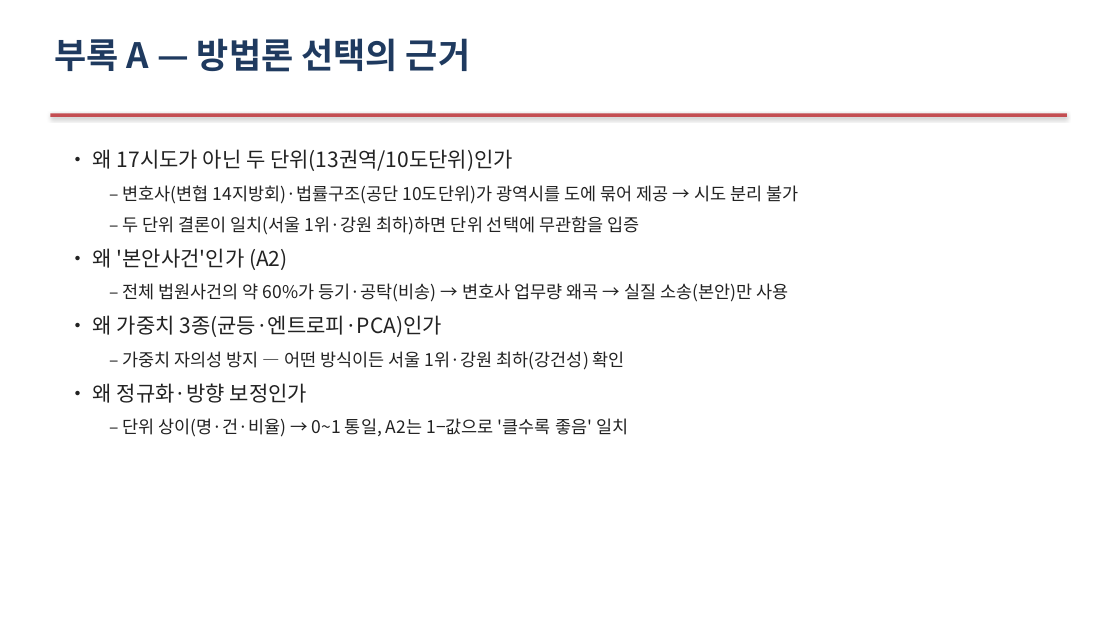
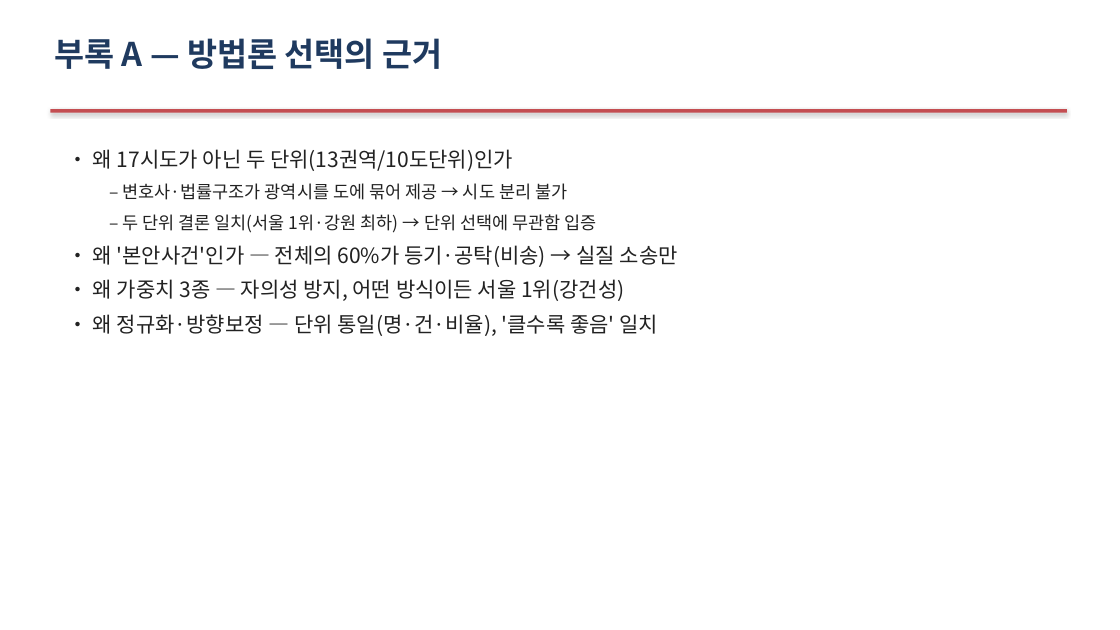
Before and after one commit to Allenkeem/llai-project, a slide deck: slide 21 of reports/발표자료.pptx. Drawn at 1120x630 pixels with LibreOffice and Linux fonts; fonts in the diff are those of the drawing. Boxes give left, top, right and bottom in pixels: in the first picture for what was removed or moved away, otherwise in the second. Text is boxed around its words. In the diff, an @@ line names an element or a change of style, - is before the commit and + after.

```diff
--- a/reports/발표자료.pptx
+++ b/reports/발표자료.pptx
@@ text "부록 A — 방법론 선택의 ..." at [54, 38, 442, 69]: size 30 to 28 pt @@
@@ rectangle: place and size @@
-rectangle at [50, 113, 1067, 117]
+rectangle at [50, 109, 1067, 113]
@@ text at [93, 183, 678, 336]: text changed; size 15 to 18 pt @@
-  – 변호사(변협 14지방회)·법률구조(공단 10도단위)가 광역시를 도에 묶어 제공 → 시도 분리 불가
-  – 두 단위 결론이 일치(서울 1위·강원 최하)하면 단위 선택에 무관함을 입증
-• 왜 '본안사건'인가 (A2)
-  – 전체 법원사건의 약 60%가 등기·공탁(비송) → 변호사 업무량 왜곡 → 실질 소송(본안)만 사용
-• 왜 가중치 3종(균등·엔트로피·PCA)인가
-  – 가중치 자의성 방지 — 어떤 방식이든 서울 1위·강원 최하(강건성) 확인
-• 왜 정규화·방향 보정인가
-  – 단위 상이(명·건·비율) → 0~1 통일, A2는 1−값으로 '클수록 좋음' 일치
+  – 변호사·법률구조가 광역시를 도에 묶어 제공 → 시도 분리 불가
+  – 두 단위 결론 일치(서울 1위·강원 최하) → 단위 선택에 무관함 입증
+• 왜 '본안사건'인가 — 전체의 60%가 등기·공탁(비송) → 실질 소송만
+• 왜 가중치 3종 — 자의성 방지, 어떤 방식이든 서울 1위(강건성)
+• 왜 정규화·방향보정 — 단위 통일(명·건·비율), '클수록 좋음' 일치
```
Also in this commit, not shown: 20 other slides changed, 1 other file.
